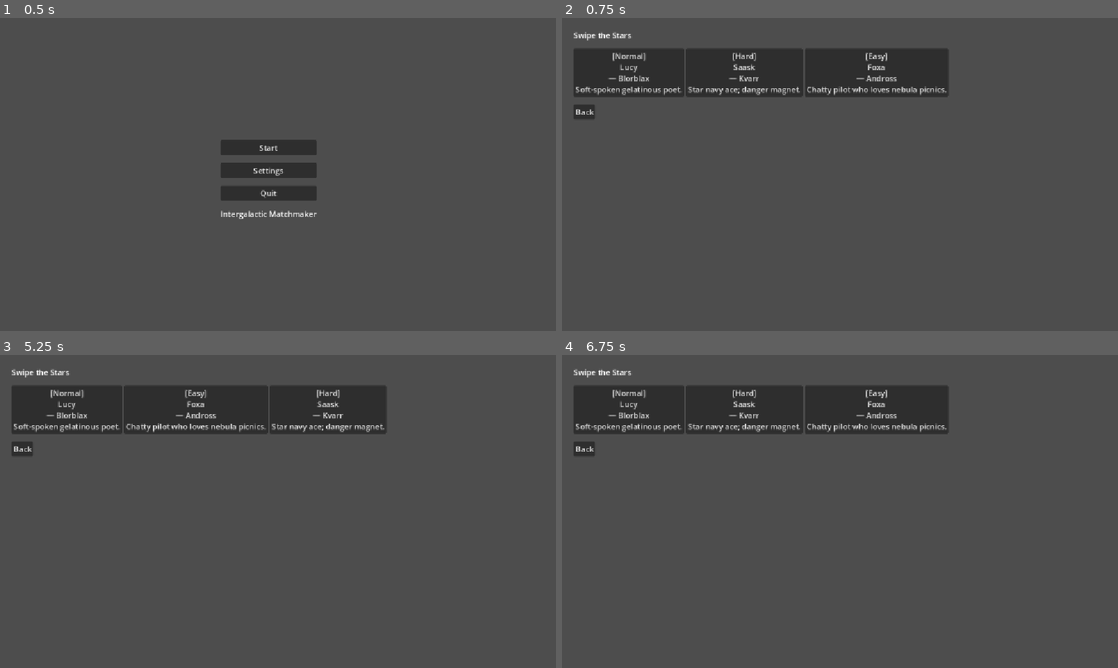
Above: before the commit, frames 1-4 (two rows, left to right).
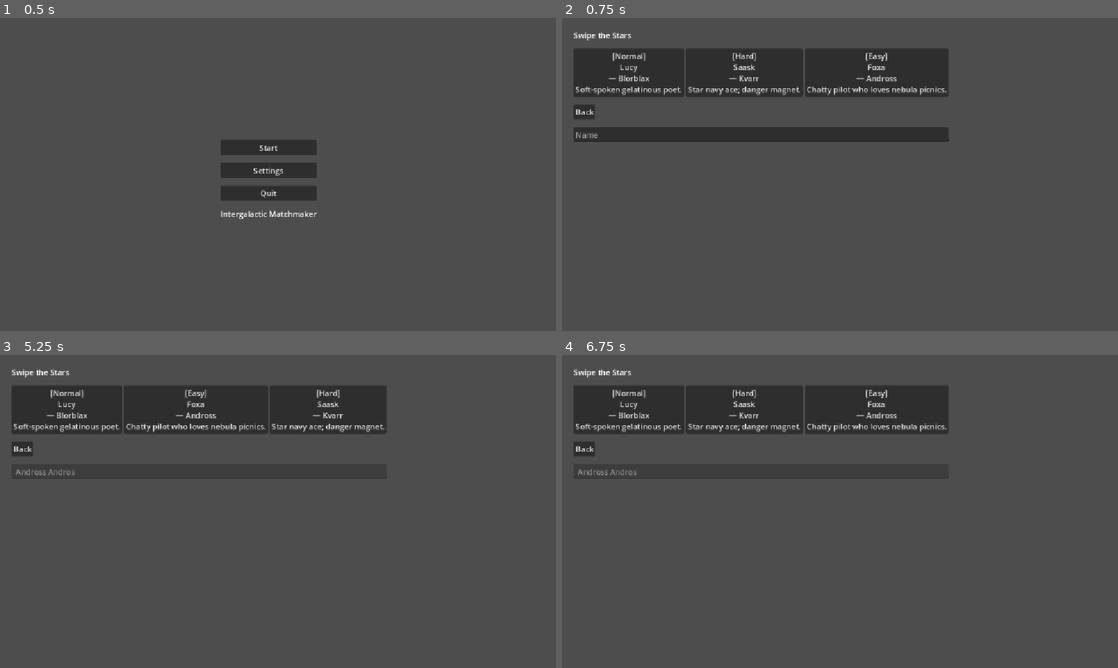
Above: after the commit, the same moments.

Repository: RobinPilt/UTGJ2025_c4
Game: Godot game, scene res://scenes/core/main.tscn
Same seed, same stepped clock (60 frames per second), same inputs: the game is played once before the commit and once after it.
Inputs:
- Up to frame 1 (0.5 s): no input
- Up to frame 2 (0.75 s): click "Start" at 0.5 s
- Up to frame 3 (5.25 s): click "[Easy] Foxa — Andross Chatty …" at 1.25 s; click "DebugWin" at 2 s; click "Marry" at 2.75 s; click "[Easy] Foxa — Andross Chatty …" at 3.5 s; click "DebugLose" at 4.25 s; click "Try again" at 5 s
- Up to frame 4 (6.75 s): click "[Easy] Foxa — Andross Chatty …" at 5.75 s; click "Back" at 6.5 s

Frame 1 is identical in both runs. In frame 2, 3.1% of the frame differs, in the area x 2-70%, y 34-40%; in frame 3, less than 0.1%; in frame 4, less than 0.1%.

Commit message:
hell yeah

Diff:
--- /dev/null
+++ b/koguja/autoload/Globals.gd
@@ -0,0 +1,5 @@
+extends Node
+
+# Global.gd
+var player_name = ""
+var player_name_Locked = false # controls wether the player can change their name or not
--- a/koguja/autoload/ScreenRouter.gd
+++ b/koguja/autoload/ScreenRouter.gd
@@ -5,63 +5,63 @@
 var transition: CanvasLayer
 
 func setup(_root: Node, _transition: CanvasLayer = null) -> void:
-    screen_root = _root
-    transition = _transition
+	screen_root = _root
+	transition = _transition
 
 func show_state(state_name: int, payload: Dictionary = {}) -> void:
-    if not is_instance_valid(screen_root):
-        push_warning("ScreenRouter: screen_root not set; call setup() first.")
-        return
+	if not is_instance_valid(screen_root):
+		push_warning("ScreenRouter: screen_root not set; call setup() first.")
+		return
 
-    # Clear old screen
-    for c in screen_root.get_children():
-        c.queue_free()
+	# Clear old screen
+	for c in screen_root.get_children():
+		c.queue_free()
 
-    # Load target scene or show a placeholder
-    var scene := _scene_for(state_name)
-    var inst: Node = scene.instantiate() if scene else _make_placeholder(state_name)
-    screen_root.add_child(inst)
+	# Load target scene or show a placeholder
+	var scene := _scene_for(state_name)
+	var inst: Node = scene.instantiate() if scene else _make_placeholder(state_name)
+	screen_root.add_child(inst)
 
-    # Pass payload to new screen, if it supports bootstrap()
-    if inst.has_method("bootstrap"):
-        inst.call("bootstrap", payload)
+	# Pass payload to new screen, if it supports bootstrap()
+	if inst.has_method("bootstrap"):
+		inst.call("bootstrap", payload)
 
 func _scene_for(state_name: int) -> PackedScene:
-    match state_name:
-        GameState.FlowState.MAIN_MENU:
-            return _maybe("res://scenes/ui/MainMenu.tscn")
-        GameState.FlowState.DATING_APP:
-            return _maybe("res://scenes/ui/DatingApp.tscn")
-        GameState.FlowState.MINIGAME:
-            return _maybe("res://scenes/minigame/Minigame.tscn")
-        GameState.FlowState.WEDDING:
-            return _maybe("res://scenes/ui/Wedding.tscn")
-        GameState.FlowState.RESULTS:
-            return _maybe("res://scenes/ui/Results.tscn")
-        GameState.FlowState.GRAVEYARD:
-            return _maybe("res://scenes/ui/Graveyard.tscn")
-        _:
-            return null
+	match state_name:
+		GameState.FlowState.MAIN_MENU:
+			return _maybe("res://scenes/ui/MainMenu.tscn")
+		GameState.FlowState.DATING_APP:
+			return _maybe("res://scenes/ui/DatingApp.tscn")
+		GameState.FlowState.MINIGAME:
+			return _maybe("res://scenes/minigame/Minigame.tscn")
+		GameState.FlowState.WEDDING:
+			return _maybe("res://scenes/ui/Wedding.tscn")
+		GameState.FlowState.RESULTS:
+			return _maybe("res://scenes/ui/Results.tscn")
+		GameState.FlowState.GRAVEYARD:
+			return _maybe("res://scenes/ui/Graveyard.tscn")
+		_:
+			return null
 
 func _maybe(path: String) -> PackedScene:
-    return load(path) if ResourceLoader.exists(path) else null
+	return load(path) if ResourceLoader.exists(path) else null
 
 func _make_placeholder(state_name: int) -> Control:
-    var c := Control.new()
-    c.name = "Placeholder"
-    c.set_anchors_preset(Control.PRESET_FULL_RECT)
+	var c := Control.new()
+	c.name = "Placeholder"
+	c.set_anchors_preset(Control.PRESET_FULL_RECT)
 
-    var bg := ColorRect.new()
-    bg.color = Color(0.12, 0.12, 0.14, 1.0)
-    bg.set_anchors_preset(Control.PRESET_FULL_RECT)
-    c.add_child(bg)
+	var bg := ColorRect.new()
+	bg.color = Color(0.12, 0.12, 0.14, 1.0)
+	bg.set_anchors_preset(Control.PRESET_FULL_RECT)
+	c.add_child(bg)
 
-    var label := Label.new()
-    label.text = "Placeholder for state: %s" % [state_name]
-    label.horizontal_alignment = HORIZONTAL_ALIGNMENT_CENTER
-    label.vertical_alignment = VERTICAL_ALIGNMENT_CENTER
-    label.add_theme_font_size_override("font_size", 28)
-    label.set_anchors_preset(Control.PRESET_FULL_RECT)
-    c.add_child(label)
+	var label := Label.new()
+	label.text = "Placeholder for state: %s" % [state_name]
+	label.horizontal_alignment = HORIZONTAL_ALIGNMENT_CENTER
+	label.vertical_alignment = VERTICAL_ALIGNMENT_CENTER
+	label.add_theme_font_size_override("font_size", 28)
+	label.set_anchors_preset(Control.PRESET_FULL_RECT)
+	c.add_child(label)
 
-    return c
+	return c
--- a/koguja/project.godot
+++ b/koguja/project.godot
@@ -19,6 +19,7 @@
 
 ScreenRouter="*res://autoload/ScreenRouter.gd"
 GameState="*res://autoload/GameState.gd"
+Globals="*res://autoload/Globals.gd"
 
 [display]
 
--- a/koguja/scenes/core/Main.gd
+++ b/koguja/scenes/core/Main.gd
@@ -5,7 +5,7 @@
 @onready var transition: CanvasLayer = $Transition
 
 func _ready() -> void:
-    # Register the mount point for screens
-    ScreenRouter.setup(screen_root, transition)
-    # Start at the main menu (will show a placeholder for now)
-    GameState.goto(GameState.FlowState.MAIN_MENU)
+	# Register the mount point for screens
+	ScreenRouter.setup(screen_root, transition)
+	# Start at the main menu (will show a placeholder for now)
+	GameState.goto(GameState.FlowState.MAIN_MENU)
--- a/koguja/scenes/minigame/Heart.gd
+++ b/koguja/scenes/minigame/Heart.gd
@@ -5,16 +5,16 @@
 @export var direction: Vector2 = Vector2.DOWN
 
 func _ready() -> void:
-    body_entered.connect(_on_body_entered)
+	body_entered.connect(_on_body_entered)
 
 func _physics_process(delta: float) -> void:
-    position += direction * speed * delta
-    # Auto-delete if off screen with small margin
-    var size := get_viewport_rect().size
-    if position.y < -32.0 or position.y > size.y + 32.0 or position.x < -32.0 or position.x > size.x + 32.0:
-        queue_free()
+	position += direction * speed * delta
+	# Auto-delete if off screen with small margin
+	var size := get_viewport_rect().size
+	if position.y < -32.0 or position.y > size.y + 32.0 or position.x < -32.0 or position.x > size.x + 32.0:
+		queue_free()
 
 func _on_body_entered(body: Node) -> void:
-    if body.is_in_group("player"):
-        body.collect_heart(value)
-        queue_free()
+	if body.is_in_group("player"):
+		body.collect_heart(value)
+		queue_free()
--- a/koguja/scenes/minigame/Obstacle.gd
+++ b/koguja/scenes/minigame/Obstacle.gd
@@ -22,59 +22,59 @@
 var _viewport_margin: float = 48.0
 
 func _ready() -> void:
-    direction = direction.normalized()
-    body_entered.connect(_on_body_entered)
-    _player = _get_player()
+	direction = direction.normalized()
+	body_entered.connect(_on_body_entered)
+	_player = _get_player()
 
 func _physics_process(delta: float) -> void:
-    _time_alive += delta
-    if _time_alive >= life_time:
-        queue_free()
-        return
+	_time_alive += delta
+	if _time_alive >= life_time:
+		queue_free()
+		return
 
-    if start_delay > 0.0:
-        start_delay -= delta
-        return
+	if start_delay > 0.0:
+		start_delay -= delta
+		return
 
-    if homing and is_instance_valid(_player):
-        var desired_angle := (_player.global_position - global_position).angle()
-        var current_angle := direction.angle()
-        var angle_diff := wrapf(desired_angle - current_angle, -PI, PI)
-        var max_step := homing_turn_rate * delta
-        var step = clamp(angle_diff, -max_step, max_step)
-        direction = direction.rotated(step).normalized()
+	if homing and is_instance_valid(_player):
+		var desired_angle := (_player.global_position - global_position).angle()
+		var current_angle := direction.angle()
+		var angle_diff := wrapf(desired_angle - current_angle, -PI, PI)
+		var max_step := homing_turn_rate * delta
+		var step = clamp(angle_diff, -max_step, max_step)
+		direction = direction.rotated(step).normalized()
 
-    if angular_speed != 0.0:
-        direction = direction.rotated(angular_speed * delta).normalized()
+	if angular_speed != 0.0:
+		direction = direction.rotated(angular_speed * delta).normalized()
 
-    if acceleration != 0.0:
-        speed = max(0.0, speed + acceleration * delta)
+	if acceleration != 0.0:
+		speed = max(0.0, speed + acceleration * delta)
 
-    position += direction * speed * delta
+	position += direction * speed * delta
 
-    # --- Despawn bounds ---
-    if use_custom_bounds:
-        if position.x < bounds_min.x - kill_margin \
-        or position.x > bounds_max.x + kill_margin \
-        or position.y < bounds_min.y - kill_margin \
-        or position.y > bounds_max.y + kill_margin:
-            queue_free()
-    else:
-        var size := get_viewport_rect().size
-        if position.y < -_viewport_margin \
-        or position.y > size.y + _viewport_margin \
-        or position.x < -_viewport_margin \
-        or position.x > size.x + _viewport_margin:
-            queue_free()
+	# --- Despawn bounds ---
+	if use_custom_bounds:
+		if position.x < bounds_min.x - kill_margin \
+		or position.x > bounds_max.x + kill_margin \
+		or position.y < bounds_min.y - kill_margin \
+		or position.y > bounds_max.y + kill_margin:
+			queue_free()
+	else:
+		var size := get_viewport_rect().size
+		if position.y < -_viewport_margin \
+		or position.y > size.y + _viewport_margin \
+		or position.x < -_viewport_margin \
+		or position.x > size.x + _viewport_margin:
+			queue_free()
 
 func _on_body_entered(body: Node) -> void:
-    if body.is_in_group("player"):
-        if body.get_parent().has_method("on_player_hit"):
-            body.get_parent().on_player_hit()
-        queue_free()
+	if body.is_in_group("player"):
+		if body.get_parent().has_method("on_player_hit"):
+			body.get_parent().on_player_hit()
+		queue_free()
 
 func _get_player() -> Node2D:
-    var arr = get_tree().get_nodes_in_group("player")
-    if arr.size() > 0:
-        return arr[0] as Node2D
-    return null
+	var arr = get_tree().get_nodes_in_group("player")
+	if arr.size() > 0:
+		return arr[0] as Node2D
+	return null
--- a/koguja/scenes/ui/DatingApp.gd
+++ b/koguja/scenes/ui/DatingApp.gd
@@ -4,6 +4,7 @@
 @onready var title_lbl: Label          = $"MarginContainer/VBoxContainer/TitleLabel"
 @onready var card_grid: GridContainer  = $"MarginContainer/VBoxContainer/CardGrid"
 @onready var back_btn: Button          = $"MarginContainer/VBoxContainer/HBoxContainer/BackButton"
+@onready var playerName: LineEdit	   = $"MarginContainer/VBoxContainer/PlayerName" # holds player written name and later their acquired names
 
 var mock_npcs: Array[Dictionary] = [
 	{
@@ -31,6 +32,9 @@
 
 func _ready() -> void:
 	randomize()  # Seed the random number generator
+	if Globals.player_name_Locked:
+		playerName.editable = false # locks the playerName
+		playerName.text = Globals.player_name # shows the players full name
 	title_lbl.text = "Swipe the Stars"
 	back_btn.pressed.connect(_on_back_pressed)
 	_populate_cards()
@@ -67,7 +71,15 @@
 	)
 	return b
 
+func _Update_PlayerName(npc: Dictionary) -> void: # i beg this works
+	if !Globals.player_name_Locked: # if it is the first round, set the players name before adding to it
+		Globals.player_name = playerName.text
+	var npcName: String = (npc.get("family_name", "") as String)
+	Globals.player_name += " " + npcName # Adds the new family name to the players name
+	Globals.player_name_Locked = true # locks the player name, so it wont be able to be changed anymore, gotta get 150 words here
+
 func _on_card_pressed(npc: Dictionary) -> void:
+	_Update_PlayerName(npc) # locks and updates the playerName
 	GameState.goto(GameState.FlowState.MINIGAME, {"npc": npc})
 
 func _on_back_pressed() -> void:
--- a/koguja/scenes/ui/DatingApp.tscn
+++ b/koguja/scenes/ui/DatingApp.tscn
@@ -38,3 +38,8 @@
 [node name="BackButton" type="Button" parent="MarginContainer/VBoxContainer/HBoxContainer"]
 layout_mode = 2
 text = "Back"
+
+[node name="PlayerName" type="LineEdit" parent="MarginContainer/VBoxContainer"]
+layout_mode = 2
+placeholder_text = "Name"
+max_length = 15
--- a/koguja/scenes/ui/Graveyard.gd
+++ b/koguja/scenes/ui/Graveyard.gd
@@ -14,24 +14,24 @@
 var full_name: String = "Robin"  # fallback; later replace with RunData.get_display_name()
 
 func bootstrap(payload: Dictionary) -> void:
-    # Payload from Minigame on defeat
-    full_name = String(payload.get("full_name", full_name))
+	# Payload from Minigame on defeat
+	full_name = String(payload.get("full_name", full_name))
 
 func _ready() -> void:
-    if name_label:
-        name_label.text = full_name
-    if hint_label:
-        hint_label.text = "Press Enter (or click) to continue"
+	if name_label:
+		name_label.text = full_name
+	if hint_label:
+		hint_label.text = "Press Enter (or click) to continue"
 
-    if try_again_btn:
-        try_again_btn.pressed.connect(func() -> void:
-            GameState.goto(GameState.FlowState.DATING_APP)
-        )
-    if main_menu_btn:
-        main_menu_btn.pressed.connect(func() -> void:
-            GameState.goto(GameState.FlowState.MAIN_MENU)
-        )
+	if try_again_btn:
+		try_again_btn.pressed.connect(func() -> void:
+			GameState.goto(GameState.FlowState.DATING_APP)
+		)
+	if main_menu_btn:
+		main_menu_btn.pressed.connect(func() -> void:
+			GameState.goto(GameState.FlowState.MAIN_MENU)
+		)
 
 func _unhandled_input(event: InputEvent) -> void:
-    if event.is_action_pressed("ui_accept"):
-        GameState.goto(GameState.FlowState.DATING_APP)
+	if event.is_action_pressed("ui_accept"):
+		GameState.goto(GameState.FlowState.DATING_APP)
Not shown, added: koguja/autoload/Globals.gd.uid
Not shown, removed: koguja/Main-theme.ceol
